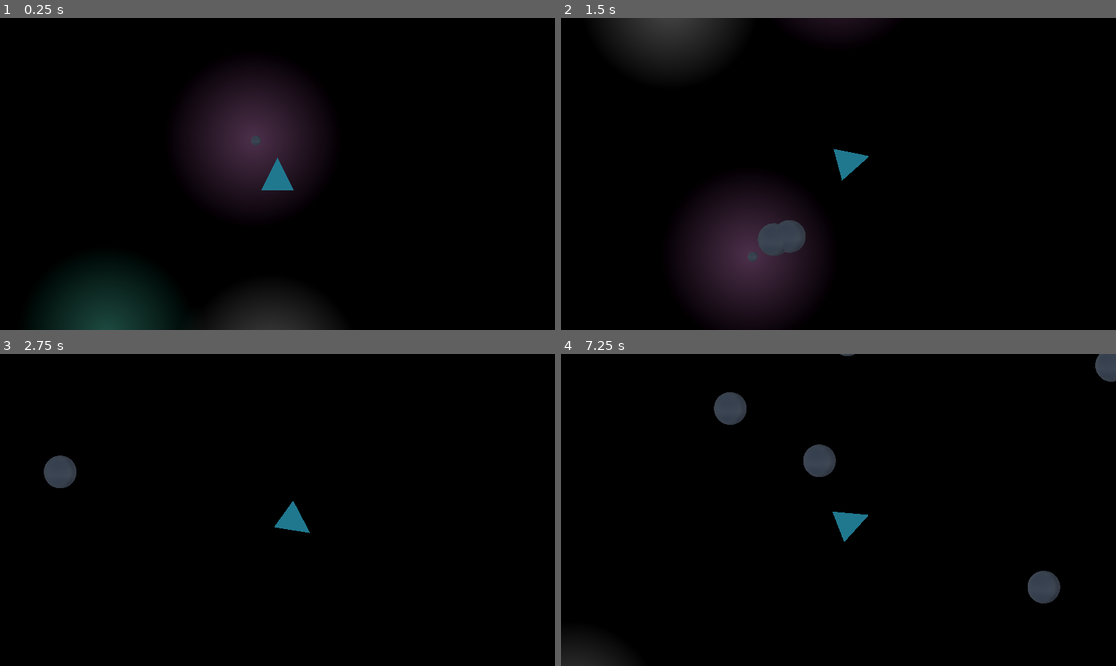
Above: before the commit, frames 1-4 (two rows, left to right).
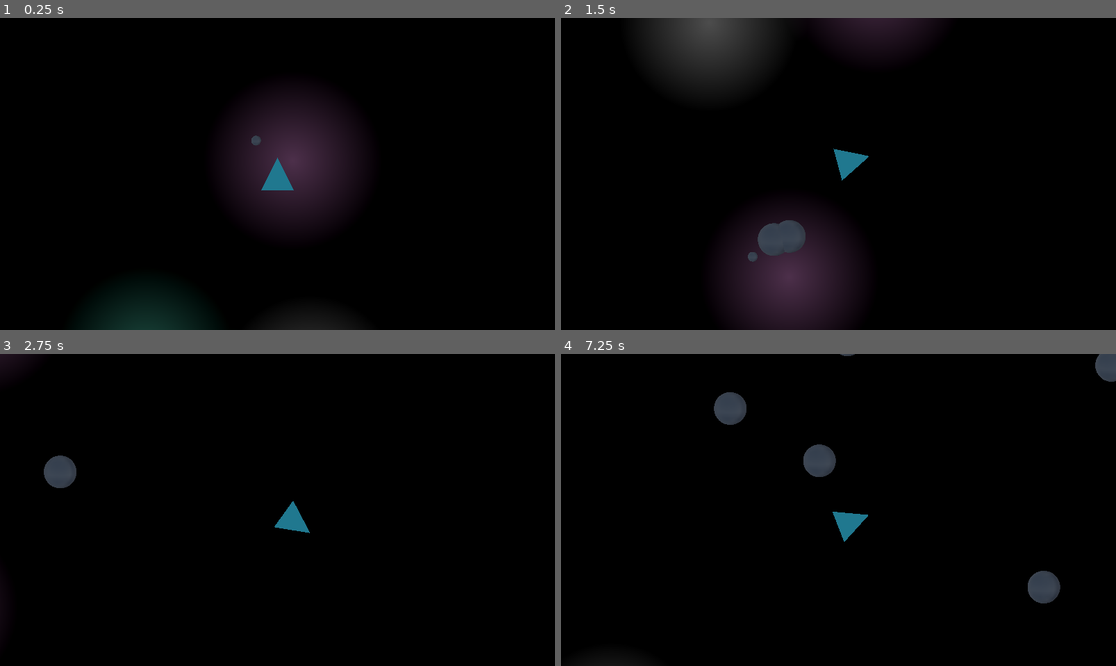
Above: after the commit, the same moments.

Repository: forklovee/SpaceJam2026
Game: Godot game, scene res://main.tscn
Two runs of this game, one before a commit and one after it. Both use one fixed random seed, a clock stepped at 60 frames per second and the inputs below.
Inputs:
- Up to frame 1 (0.25 s): no input
- Up to frame 2 (1.5 s): tap Enter (ui_accept) at 0.5, 0.77 s; hold D (Right) 0.53-1.28 s; hold S (Down) from 1.28 s (still down)
- Up to frame 3 (2.75 s): tap Enter (ui_accept) at 1.52 s; release S (Down) at 2.03 s; hold D (Right) from 2.03 s (still down)
- Up to frame 4 (7.25 s): release D (Right) at 2.78 s; hold W (Up) 2.78-3.53 s; tap Enter (ui_accept) at 3.02, 3.77, 4.52, 6.02, 6.77 s; hold A (Left) 3.53-5.03 s; hold S (Down) 5.03-5.78 s; hold D (Right) 5.78-6.53 s; hold W (Up) from 6.53 s (still down)

The runs differ from the first frame. In frame 1, 8.9% of the frame differs, in the area x 7-65%, y 18-100%; in frame 2, 9.4%, in the area x 8-67%, y 0-100%; in frame 3, less than 0.1%; in frame 4, 0.2%.

Commit message:
Refactor

Diff:
--- a/Level/cristal.gd
+++ /dev/null
@@ -1 +0,0 @@
-extends StaticBody3D
--- a/Level/cristal_2.tscn
+++ /dev/null
@@ -1,23 +0,0 @@
-[gd_scene format=3 uid="uid://1qqcaerm06c7"]
-
-[ext_resource type="Script" uid="uid://dmwnhpoysrvs5" path="res://Level/cristal.gd" id="1_nkxha"]
-
-
-[sub_resource type="TubeTrailMesh" id="TubeTrailMesh_1bvp3"]
-radial_steps = 5
-
-[sub_resource type="StandardMaterial3D" id="StandardMaterial3D_lquwl"]
-albedo_color = Color(4.1873755e-06, 0.5089053, 0.5611632, 1)
-
-[sub_resource type="BoxShape3D" id="BoxShape3D_ndduc"]
-
-[node name="cristal" type="MeshInstance3D" unique_id=740578654]
-transform = Transform3D(0.3, 0, 0, 0, 0.3, 0, 0, 0, 0.3, 0, 0, 0)
-mesh = SubResource("TubeTrailMesh_1bvp3")
-surface_material_override/0 = SubResource("StandardMaterial3D_lquwl")
-
-[node name="cristal" type="StaticBody3D" parent="." unique_id=1458816129]
-script = ExtResource("1_nkxha")
-
-[node name="CollisionShape3D" type="CollisionShape3D" parent="cristal" unique_id=1030377784]
-shape = SubResource("BoxShape3D_ndduc")
--- a/Level/level.tscn
+++ b/Level/level.tscn
@@ -1,7 +1,7 @@
 [gd_scene format=3 uid="uid://c446u8dav2dnv"]
 
 [ext_resource type="Script" uid="uid://c0bq257vib83j" path="res://Level/star.gd" id="1_jglls"]
-[ext_resource type="PackedScene" uid="uid://1qqcaerm06c7" path="res://Level/cristal_2.tscn" id="2_e6b4q"]
+[ext_resource type="PackedScene" uid="uid://1qqcaerm06c7" path="res://Objects/Crystal/cristal.tscn" id="2_e6b4q"]
 [ext_resource type="Script" uid="uid://dm1nvh7d4k27x" path="res://Level/space_bg.gd" id="3_7a20f"]
 
 [sub_resource type="SphereMesh" id="SphereMesh_7dm0k"]
@@ -81,8 +81,8 @@
 mesh = SubResource("SphereMesh_7dm0k")
 surface_material_override/0 = SubResource("StandardMaterial3D_h2yge")
 
-[node name="cristal2" parent="star5/star/planet3" unique_id=740578654 instance=ExtResource("2_e6b4q")]
-transform = Transform3D(0.3, 0, 0, 0, 0.3, 0, 0, 0, 0.3, -0.66134787, -0.0074821115, -0.20147157)
+[node name="cristal" parent="star5/star/planet3" unique_id=1058605122 instance=ExtResource("2_e6b4q")]
+transform = Transform3D(-0.07035968, 0, 0.05611659, 0, 0.090000026, 0, -0.05611659, 0, -0.07035968, -0.15578675, 0, 0.8065796)
 
 [node name="star2" type="MeshInstance3D" parent="star5" unique_id=1066390521]
 transform = Transform3D(-0.3673054, 0, -0.9300919, 0, 0.99999994, 0, 0.9300919, 0, -0.3673054, 15.154943, 0, 19.673292)
@@ -97,8 +97,8 @@
 mesh = SubResource("SphereMesh_7dm0k")
 surface_material_override/0 = SubResource("StandardMaterial3D_h2yge")
 
-[node name="cristal" parent="star5/star2/planet2" unique_id=1545926833 instance=ExtResource("2_e6b4q")]
-transform = Transform3D(0.3, 0, 0, 0, 0.29999995, 0, 0, 0, 0.3, -0.66134715, -0.007482111, -0.20147228)
+[node name="cristal" parent="star5/star2/planet2" unique_id=648142832 instance=ExtResource("2_e6b4q")]
+transform = Transform3D(-0.07035968, 0, 0.05611659, 0, 0.09000002, 0, -0.05611659, 0, -0.07035968, -1.6227894, 0, -0.2274189)
 
 [node name="star3" type="MeshInstance3D" parent="star5" unique_id=1862060780]
 transform = Transform3D(0.033869796, 0, 0.99901557, 0, 0.9999998, 0, -0.99901557, 0, 0.033869796, 22.406221, 0, 4.4194813)
@@ -112,8 +112,8 @@
 mesh = SubResource("SphereMesh_7dm0k")
 surface_material_override/0 = SubResource("StandardMaterial3D_h2yge")
 
-[node name="cristal2" parent="star5/star3/planet2" unique_id=1833451319 instance=ExtResource("2_e6b4q")]
-transform = Transform3D(0.09, 0, 2.3283064e-10, 0, 0.09, 0, -2.3283064e-10, 0, 0.09, 0.60777736, -0.007482111, 4.7683716e-07)
+[node name="cristal" parent="star5/star3/planet2" unique_id=732239225 instance=ExtResource("2_e6b4q")]
+transform = Transform3D(-0.07035967, 0, 0.05611659, 0, 0.090000026, 0, -0.05611659, 0, -0.07035967, -1.2954202, 0, 2.1673498)
 
 [node name="star4" type="MeshInstance3D" parent="star5" unique_id=765289077]
 transform = Transform3D(0.014255054, 0, -0.9998896, 0, 0.99999994, 0, 0.9998896, 0, 0.014255054, -26.965248, 0, -2.4868546)
@@ -127,19 +127,16 @@
 mesh = SubResource("SphereMesh_7dm0k")
 surface_material_override/0 = SubResource("StandardMaterial3D_h2yge")
 
-[node name="cristal2" parent="star5/star4/planet" unique_id=1552353343 instance=ExtResource("2_e6b4q")]
-transform = Transform3D(0.09, 0, 3.7252903e-09, 0, 0.09000001, 0, -3.7252903e-09, 0, 0.09, 0.6077776, -0.007482112, -9.536743e-07)
-
 [node name="planet2" type="MeshInstance3D" parent="star5/star4" unique_id=1712991058]
 transform = Transform3D(-0.97782123, 0, 3.1866837, 0, 3.3333328, 0, -3.1866837, 0, -0.97782123, 1.2412391, 0, 7.575736)
 mesh = SubResource("SphereMesh_7dm0k")
 surface_material_override/0 = SubResource("StandardMaterial3D_h2yge")
 
-[node name="cristal2" parent="star5/star4/planet2" unique_id=2111473997 instance=ExtResource("2_e6b4q")]
-transform = Transform3D(0.09, 0, -9.313226e-10, 0, 0.09000001, 0, 9.313226e-10, 0, 0.09, 0.6077776, -0.0074821115, -2.3841858e-07)
+[node name="cristal" parent="star5/star4/planet2" unique_id=654610449 instance=ExtResource("2_e6b4q")]
+transform = Transform3D(-0.07035967, 0, 0.056116585, 0, 0.090000026, 0, -0.056116585, 0, -0.07035967, 0.82098484, 0, 1.4172401)
 
 [node name="Space_BG" type="MeshInstance3D" parent="." unique_id=1451238334 node_paths=PackedStringArray("input_stars")]
-transform = Transform3D(100, 0, 0, 0, 100, 0, 0, 0, 100, -0.08535671, 0.0060663223, -0.04908967)
+transform = Transform3D(100, 0, 0, 0, 100, 0, 0, 0, 100, 1.1171687, 0.0060663223, 0.6135304)
 mesh = SubResource("PlaneMesh_ig7tw")
 surface_material_override/0 = SubResource("ShaderMaterial_h2yge")
 script = ExtResource("3_7a20f")
--- a/Objects/Crystal/cristal.gd
+++ b/Objects/Crystal/cristal.gd
@@ -1,6 +1 @@
-class_name Crystal extends StaticBody3D
-
-signal gathered(ship: Ship)
-
-func destroy(ship: Ship):
-	gathered.emit(ship)
+extends StaticBody3D
--- a/Objects/Crystal/cristal.tscn
+++ b/Objects/Crystal/cristal.tscn
@@ -7,7 +7,10 @@
 [sub_resource type="TubeTrailMesh" id="TubeTrailMesh_1bvp3"]
 radial_steps = 5
 
-[node name="cristal" type="StaticBody3D" unique_id=207448365 groups=["Crystal"]]
+[sub_resource type="StandardMaterial3D" id="StandardMaterial3D_lquwl"]
+albedo_color = Color(4.1873755e-06, 0.5089053, 0.5611632, 1)
+
+[node name="cristal" type="StaticBody3D" unique_id=1058605122]
 transform = Transform3D(0.3, 0, 0, 0, 0.3, 0, 0, 0, 0.3, 0, 0, 0)
 script = ExtResource("1_nkxha")
 
@@ -15,5 +18,6 @@
 transform = Transform3D(0.99999994, 0, 0, 0, 0.99999994, 0, 0, 0, 0.99999994, 0, 0, 0)
 shape = SubResource("BoxShape3D_ndduc")
 
-[node name="MeshInstance3D" type="MeshInstance3D" parent="." unique_id=8677979]
+[node name="MeshInstance3D" type="MeshInstance3D" parent="." unique_id=1982544863]
 mesh = SubResource("TubeTrailMesh_1bvp3")
+surface_material_override/0 = SubResource("StandardMaterial3D_lquwl")
--- a/Singleton/game.gd
+++ b/Singleton/game.gd
@@ -9,9 +9,7 @@
 	add_child(pc)
 
 func open_level(level_scene: PackedScene):
-	if !level_scene:
-		printerr(self, ":open_level: no level_scene provided!")
-		return
+	assert(level_scene)
 	if is_instance_valid(level):
 		level.queue_free()
 
Not shown, removed: Level/cristal.gd.uid
